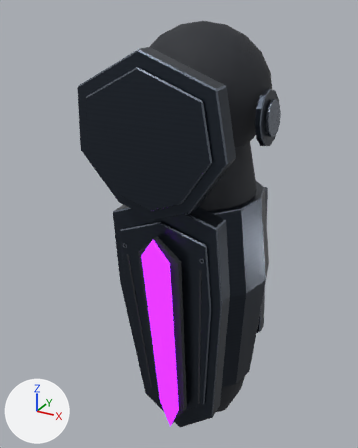
The Blender file ArtSource/Heroes/VoidKnight/Modules/Greave_R.blend: old version first, new version second.
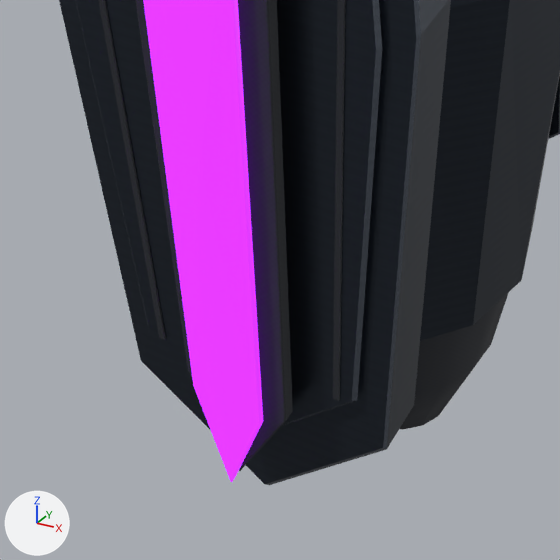
The first picture shows the older version from a 50 mm camera at (0.377, -0.475, 0.59) aimed at (0.134, -0.034, 0.369). The close-ups show the older and then the newer version on the part from 30% to 73% of the width and 66% to 100% of the height of that picture. Only the edits that show in the close-ups are written down. Every picture has the same lights, and +X, +Y and +Z are marked at lower left.

Objects in the first close-up: 'VK7_A15_LensSeat_R', 'VK7_A15_Machining_ShinR_woven_undersuit', 'VK7_A15_ShinCarrier_R', 'VK7_A15_ShinShell_R', 'VK7_A18_ShinLens_R', 'VK_Undersuit_ShinR' and 1 more.
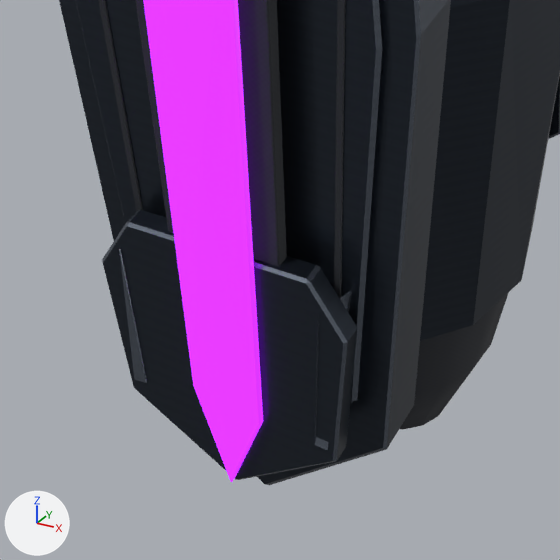
Location of each change, (x1, y1, x2, y2) in pixels of the close-ups (560 x 560 px):
'VK8_A15_LowerShinGuard_R', added
    after: (102, 210, 357, 480)
    faces in mat_void_black_metal: (103, 210, 357, 479)
    faces in mat_void_bevel_metal: (102, 210, 348, 480)
'VK8_A15_Machining_ShinR_bevel_metal', added
    after: (119, 247, 352, 450)

The edits, one by one:
Mesh me_vk8_a15_machining_shinr_bevel_metal is new.
It has 48 vertices, 28 faces and spans x 0.111..0.203, y -0.117..-0.104, z 0.187..0.378.
It uses material mat_void_bevel_metal.
Mesh me_vk8_a15_lowershinguard_r is new.
It has 34 vertices, 32 faces and spans x 0.1235..0.2054, y -0.1168..-0.1053, z 0.161..0.2501.
Faces by material slot: [9, 23].
It uses material mat_void_black_metal.
It uses material mat_void_bevel_metal.
Object 'VK8_A15_Machining_ShinR_bevel_metal' (ob_vk8_a15_machining_shinr_bevel_metal) is new; it shows me_vk8_a15_machining_shinr_bevel_metal.
Its location is (0.0, 0.0, 0.0).
Object 'VK8_A15_LowerShinGuard_R' (ob_vk8_a15_lowershinguard_r) is new; it shows me_vk8_a15_lowershinguard_r.
Its location is (0.0, 0.0, 0.0).
